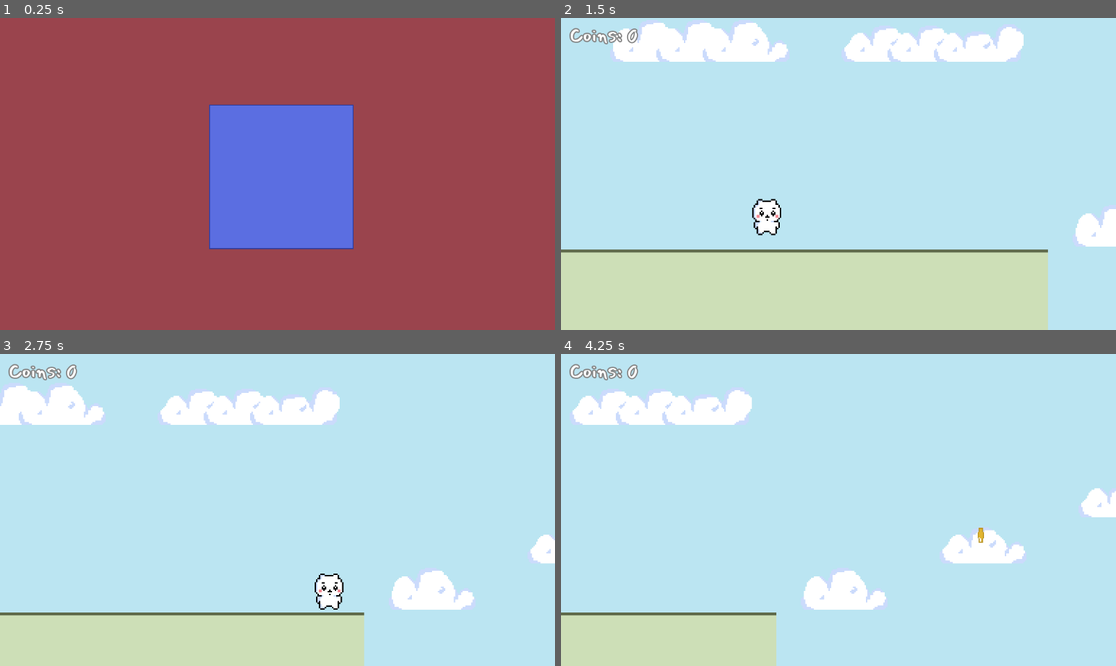
Above: before the commit, frames 1-4 (two rows, left to right).
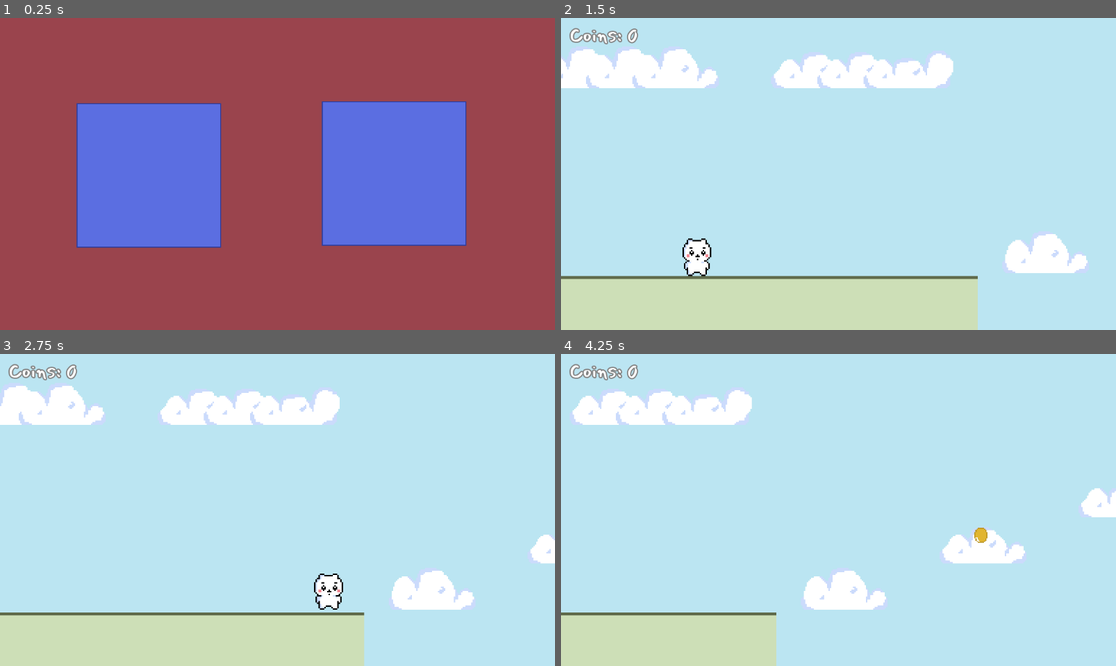
Above: after the commit, the same moments.

Repository: SilentPrincess108/Chiikawa-Platformer
Game: Godot game, scene res://scenes/level_select.tscn
Two runs of this game, one before a commit and one after it. Both use one fixed random seed, a clock stepped at 60 frames per second and the inputs below. This scene is started directly instead of the project's main scene. Sound files missing from this copy of the repository are replaced by a short silence.
Inputs (mouse positions are in pixels of both pictures, inside the frame that each line leads up to):
- Up to frame 1 (0.25 s): no input
- Up to frame 2 (1.5 s): click (710, 174) at 0.52 s; click (844, 177) at 1.27 s
- Up to frame 3 (2.75 s): tap Enter at 2 s; hold D (Right) from 2.03 s (still down); tap Alt at 2.1 s; tap Space (Jump) at 2.27 s
- Up to frame 4 (4.25 s): tap Shift at 2.85 s; tap Space (Jump) at 3.02 s; release D (Right) at 3.53 s; hold A (Left) from 3.53 s (still down); tap Alt at 3.6 s

The runs differ from the first frame. In frame 1, 29% of the frame differs, in the area x 13-85%, y 26-75%; in frame 2, 22%; in frame 3, 0.1%; in frame 4, less than 0.1%.

Commit message:
workinf on level screen

Diff:
--- /dev/null
+++ b/scenes/level_buttons.tscn
@@ -0,0 +1,24 @@
+[gd_scene load_steps=6 format=3 uid="uid://dcfrx7htabqh8"]
+
+[ext_resource type="Script" uid="uid://d2fn28rn8eg6p" path="res://scripts/level_button.gd" id="1_2dylg"]
+[ext_resource type="Texture2D" uid="uid://bh0fy5yqy8isa" path="res://assets/sprites/test_buttons.png" id="1_82htg"]
+
+[sub_resource type="AtlasTexture" id="AtlasTexture_fn1xm"]
+atlas = ExtResource("1_82htg")
+region = Rect2(0, 0, 300, 300)
+
+[sub_resource type="AtlasTexture" id="AtlasTexture_b8dnf"]
+atlas = ExtResource("1_82htg")
+region = Rect2(300, 0, 300, 300)
+
+[sub_resource type="AtlasTexture" id="AtlasTexture_ylbqs"]
+atlas = ExtResource("1_82htg")
+region = Rect2(600, 0, 300, 300)
+
+[node name="level_button" type="TextureButton"]
+offset_right = 40.0
+offset_bottom = 40.0
+texture_normal = SubResource("AtlasTexture_fn1xm")
+texture_pressed = SubResource("AtlasTexture_b8dnf")
+texture_hover = SubResource("AtlasTexture_ylbqs")
+script = ExtResource("1_2dylg")
--- a/scenes/level_select.tscn
+++ b/scenes/level_select.tscn
@@ -1,20 +1,7 @@
-[gd_scene load_steps=7 format=3 uid="uid://csu1ip4eoph2p"]
+[gd_scene load_steps=3 format=3 uid="uid://csu1ip4eoph2p"]
 
-[ext_resource type="Texture2D" uid="uid://bh0fy5yqy8isa" path="res://assets/sprites/test_buttons.png" id="1_3shnc"]
 [ext_resource type="Script" uid="uid://cl74h0furp1al" path="res://scripts/level_select.gd" id="1_p0wlc"]
-[ext_resource type="Script" uid="uid://d2fn28rn8eg6p" path="res://scripts/level_button.gd" id="3_2epne"]
-
-[sub_resource type="AtlasTexture" id="AtlasTexture_3shnc"]
-atlas = ExtResource("1_3shnc")
-region = Rect2(0, 0, 300, 300)
-
-[sub_resource type="AtlasTexture" id="AtlasTexture_p0wlc"]
-atlas = ExtResource("1_3shnc")
-region = Rect2(300, 0, 300, 300)
-
-[sub_resource type="AtlasTexture" id="AtlasTexture_2epne"]
-atlas = ExtResource("1_3shnc")
-region = Rect2(600, 0, 300, 300)
+[ext_resource type="PackedScene" uid="uid://dcfrx7htabqh8" path="res://scenes/level_buttons.tscn" id="2_p0wlc"]
 
 [node name="level_select" type="Node2D"]
 script = ExtResource("1_p0wlc")
@@ -25,14 +12,20 @@
 color = Color(0.60193866, 0.2672198, 0.30336294, 1)
 metadata/_edit_use_anchors_ = true
 
-[node name="level1" type="TextureButton" parent="."]
-offset_left = 434.0
-offset_top = 180.0
-offset_right = 734.0
-offset_bottom = 480.0
-texture_normal = SubResource("AtlasTexture_3shnc")
-texture_pressed = SubResource("AtlasTexture_p0wlc")
-texture_hover = SubResource("AtlasTexture_2epne")
-script = ExtResource("3_2epne")
+[node name="level_button" parent="." instance=ExtResource("2_p0wlc")]
+offset_left = 159.0
+offset_top = 177.0
+offset_right = 459.0
+offset_bottom = 477.0
+level_id = "level_1"
+unlocked = true
 
-[connection signal="pressed" from="level1" to="." method="_on_texture_button_pressed"]
+[node name="level_button2" parent="." instance=ExtResource("2_p0wlc")]
+offset_left = 668.0
+offset_top = 173.0
+offset_right = 968.0
+offset_bottom = 473.0
+level_id = "level_2"
+
+[connection signal="pressed" from="level_button" to="." method="_on_level_button_pressed"]
+[connection signal="pressed" from="level_button2" to="." method="_on_level_button_2_pressed"]
--- a/scripts/door.gd
+++ b/scripts/door.gd
@@ -1,7 +1,5 @@
 extends Area2D
-
-
 
 func _on_body_entered(body: Node2D) -> void:
 	if body.name == "Player":
-		get_tree().change_scene_to_file("res://scenes/levels/level_2.tscn")
+		get_tree().change_scene_to_file("res://scenes/level_select.tscn")
--- a/scripts/globals.gd
+++ b/scripts/globals.gd
@@ -2,11 +2,17 @@
 
 var money: int = 0
 var dead: bool = false
+var levels = {
+	"level_1": true,
+	"level_2": false,
+}
 # Called when the node enters the scene tree for the first time.
 func _ready() -> void:
 	money = 0
 
-
 # Called every frame. 'delta' is the elapsed time since the previous frame.
 func _process(delta: float) -> void:
 	pass
+
+func unlock_level(id: String):
+	levels[id] = true
--- a/scripts/level_button.gd
+++ b/scripts/level_button.gd
@@ -1,3 +1,16 @@
 extends TextureButton
 
-@export var level_path: String = ""
+@export var level_id: String = ""
+@export var unlocked: bool = false
+
+
+func _ready() -> void:
+	update()
+
+func update():
+	if not unlocked:
+		disabled = true
+		#set texture
+	else:
+		disabled = false
+		#set texture
--- a/scripts/level_select.gd
+++ b/scripts/level_select.gd
@@ -1,7 +1,10 @@
 extends Node2D
 
-@onready var level_1: TextureButton = $level1
 
 
-func _on_texture_button_pressed() -> void:
+func _on_level_button_pressed() -> void:
 	get_tree().change_scene_to_file("res://scenes/levels/level_1.tscn")
+
+
+func _on_level_button_2_pressed() -> void:
+	get_tree().change_scene_to_file("res://scenes/levels/level_2.tscn")
